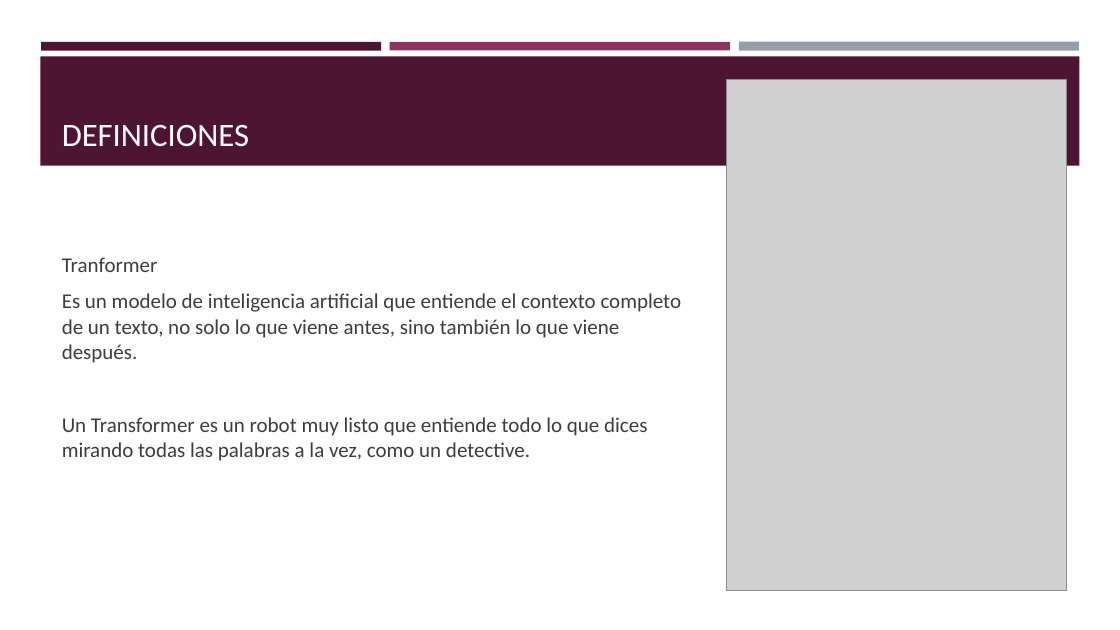
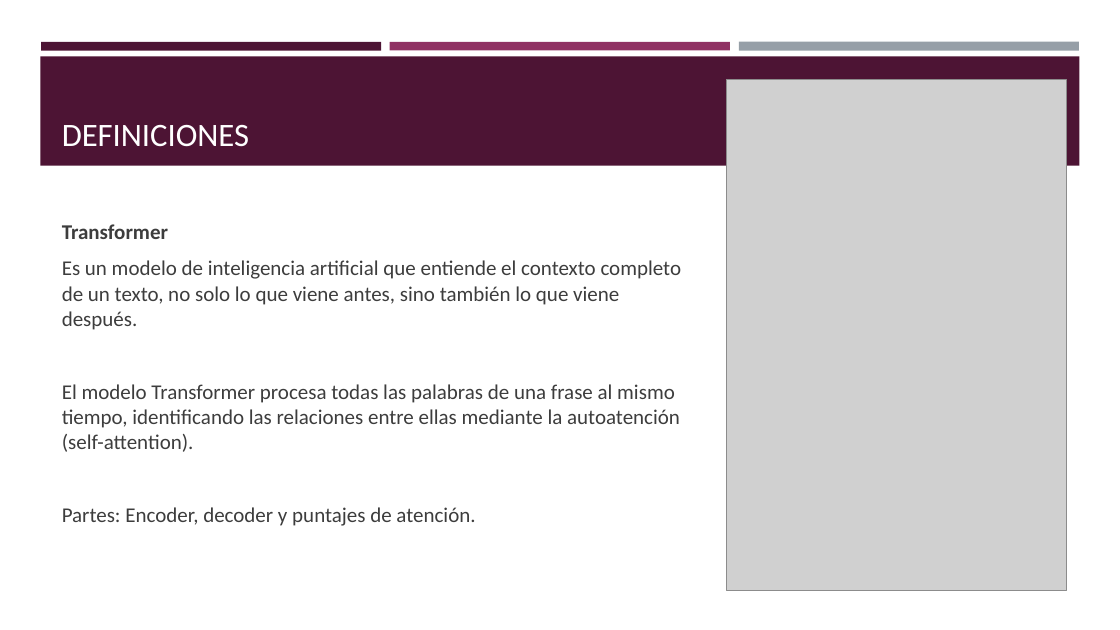
Before and after one commit to jmchema/curso_chatgpt, a slide deck: slide 8 of Introducción a chatgpt.pptx. Drawn at 1120x630 pixels with LibreOffice and Linux fonts; fonts in the diff are those of the drawing; grey boxes stand for pictures. Boxes give left, top, right and bottom in pixels: in the first picture for what was removed or moved away, otherwise in the second. Text is boxed around its words. In the diff, an @@ line names an element or a change of style, - is before the commit and + after.

```diff
--- a/Introducción a chatgpt.pptx
+++ b/Introducción a chatgpt.pptx
@@ text at (62,224,168,239): text changed; bold on @@
-Tranformer
+Transformer
@@ text at (62,384,680,526): text changed @@
-Un Transformer es un robot muy listo que entiende todo lo que dices mirando todas las palabras a la vez, como un detective.
+El modelo Transformer procesa todas las palabras de una frase al mismo tiempo, identificando las relaciones entre ellas mediante la autoatención (self-attention).
+Partes: Encoder, decoder y puntajes de atención.
```
Also in this commit, not shown: 11 other slides changed, 1 slide added, 1 other file.
